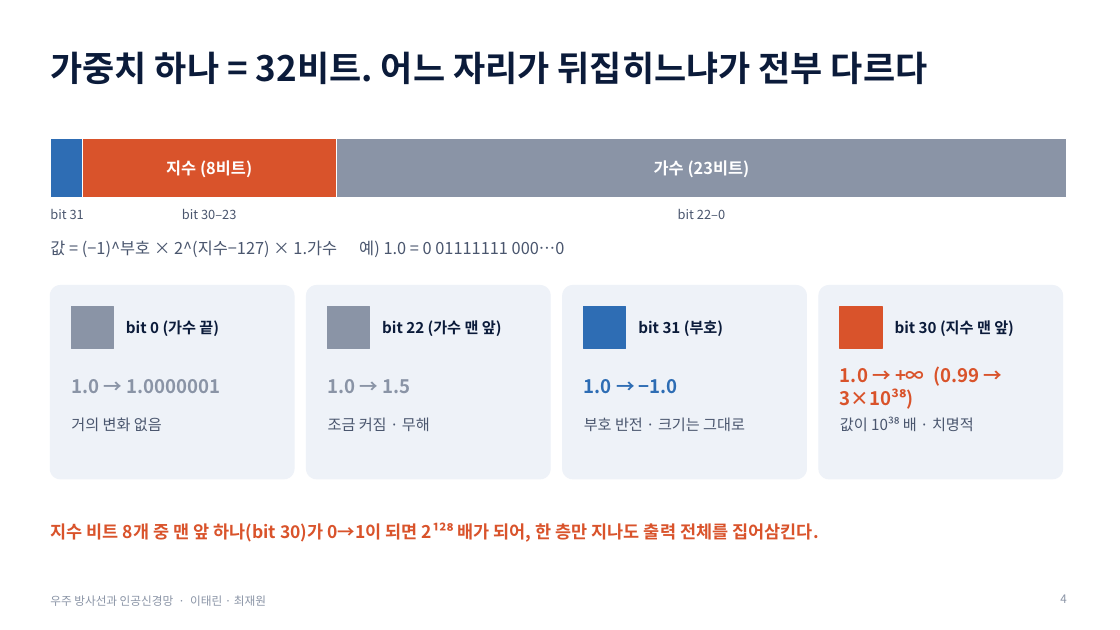
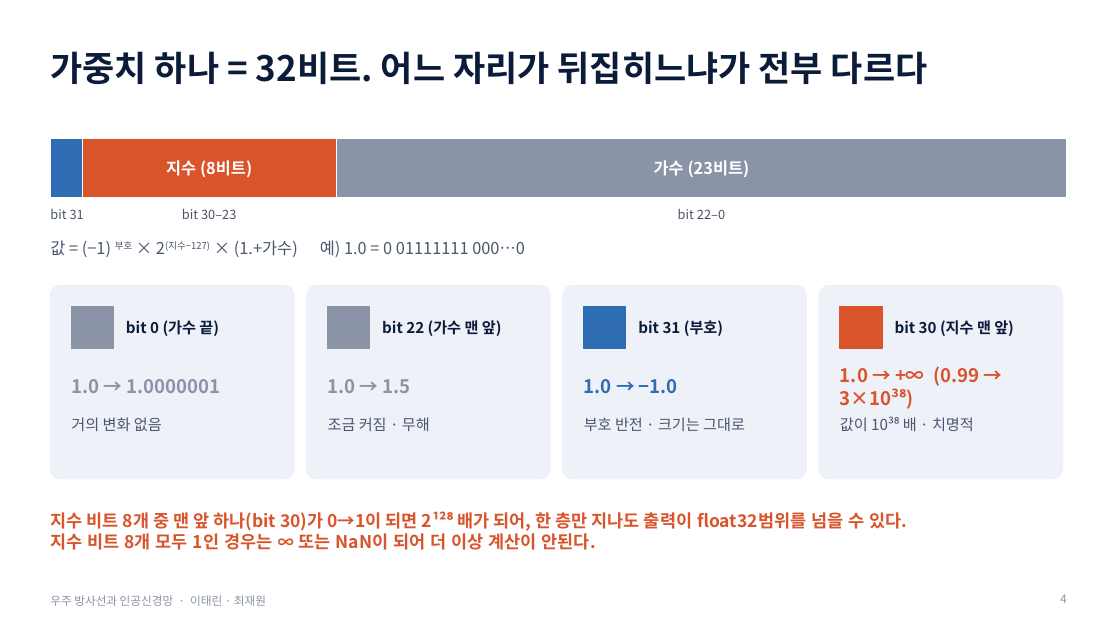
Before and after one commit to SJinLee/AI-in-Space, a slide deck: slide 4 of presentation/slides.pptx. Drawn at 1120x630 pixels with LibreOffice and Linux fonts; fonts in the diff are those of the drawing. Boxes give left, top, right and bottom in pixels: in the first picture for what was removed or moved away, otherwise in the second. Text is boxed around its words. In the diff, an @@ line names an element or a change of style, - is before the commit and + after.

```diff
--- a/presentation/slides.pptx
+++ b/presentation/slides.pptx
@@ text at <box>50,240,525,257</box>: text changed @@
-값 = (−1)^부호 × 2^(지수−127) × 1.가수 예) 1.0 = 0 01111111 000…0
+값 = (−1) 부호 × 2(지수−127) × (1.+가수) 예) 1.0 = 0 01111111 000…0
@@ text at <box>50,512,907,550</box>: text changed @@
-지수 비트 8개 중 맨 앞 하나(bit 30)가 0→1이 되면 2¹²⁸ 배가 되어, 한 층만 지나도 출력 전체를 집어삼킨다.
+지수 비트 8개 중 맨 앞 하나(bit 30)가 0→1이 되면 2¹²⁸ 배가 되어, 한 층만 지나도 출력이 float32범위를 넘을 수 있다.
+지수 비트 8개 모두 1인 경우는 ∞ 또는 NaN이 되어 더 이상 계산이 안된다.
```
Also in this commit, not shown: 4 other slides changed.
